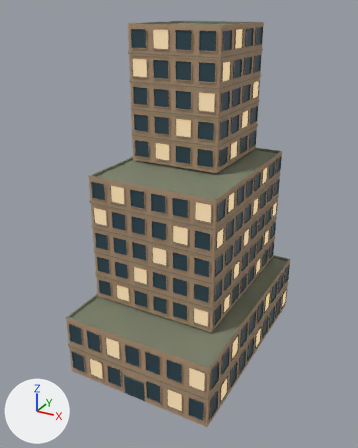
One commit to the Blender file assets/blender/city-block-commercial.blend: the scene before it, then after it.
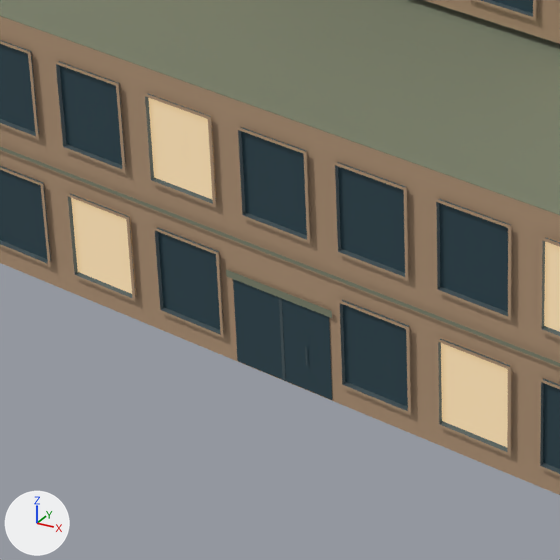
Each version appears first whole from a 50 mm lens placed at (30.3, -57.6, 48.2), pointed at (-0.2, -2.2, 20.5), and next in a close-up on the part from 21% to 54% of the width and 71% to 97% of the height. Arrows for +X, +Y and +Z are at lower left; the lights stay in place. The older version's two pictures come first.

The first close-up shows 'commercial_lod0'.
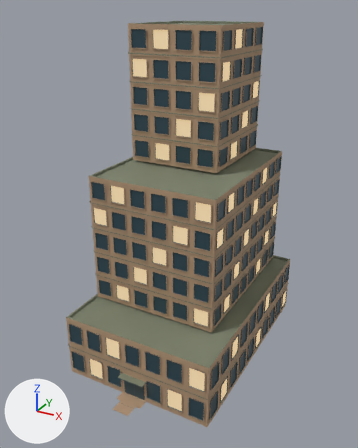
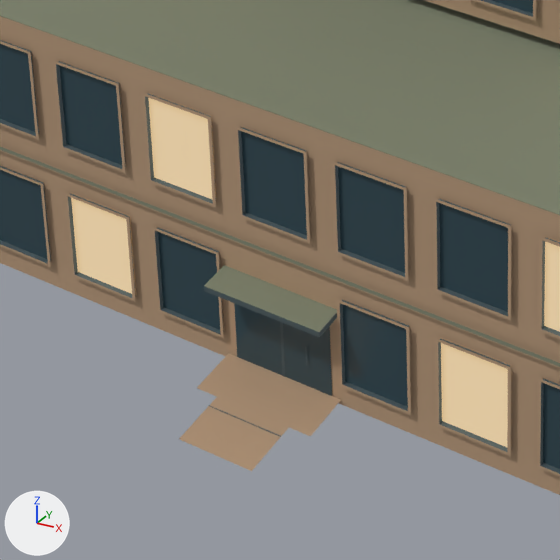
What differs and where, as boxes [x1, y1, x2, y2] in the close-ups (560 x 560 px):
part 1 of me_swcb_commercial0_003, built on
    after: [179, 265, 337, 471]
part 2 of me_swcb_commercial0_003, recoloured
    before: [226, 270, 332, 318]
    after: [289, 391, 341, 436]

Patch to the scene script:
```diff
--- a/assets/blender/city-block-commercial.blend.py
+++ b/assets/blender/city-block-commercial.blend.py
@@ me_swcb_commercial0_003 @@
 # used by ob_commercial_lod0; location = (0.0, 0.0, 0.0)
-me_swcb_commercial0_003.from_pydata(...)  # 10852 vertices, 2713 faces; spans x -11.0..11.0, y -15.1..16.7, z 0.0..46.2
+me_swcb_commercial0_003.from_pydata(...)  # 10888 vertices, 2722 faces; spans x -11.0..11.0, y -18.4..16.7, z 0.0..46.2
+# me_swcb_commercial0_003 part 1
+# 4 vertices move from x -1.8..1.8, y -15.1, z 3.1..3.3 to x 1.2..1.9, y -16.5..-15.0, z 0.2
+# 28 vertices are added at x -1.9..1.9, y -18.4..-14.9, z 0.2..3.3
+# 8 new vertices lie (3.8, 0.0, 0.0) away from vertices in x -1.9, y -15.9..-14.9, z 3.2..3.3
+# 2 new faces join them, mat_swcb_commercial_wall (beige #b59779)
+# 6 new faces join them, mat_swcb_commercial_frame (greyish cyan #526267)
+# 1 new face joins them, mat_swcb_commercial_roof (greyish green #7e846e)
+# me_swcb_commercial0_003 part 2: 1 face spanning x 1.2..1.9, y -16.5..-15.0, z 0.2 switches from mat_swcb_commercial_roof (greyish green #7e846e) to mat_swcb_commercial_wall (beige #b59779)
 me_swcb_commercial0_003.materials.append(mat_swcb_commercial_wall)
```
